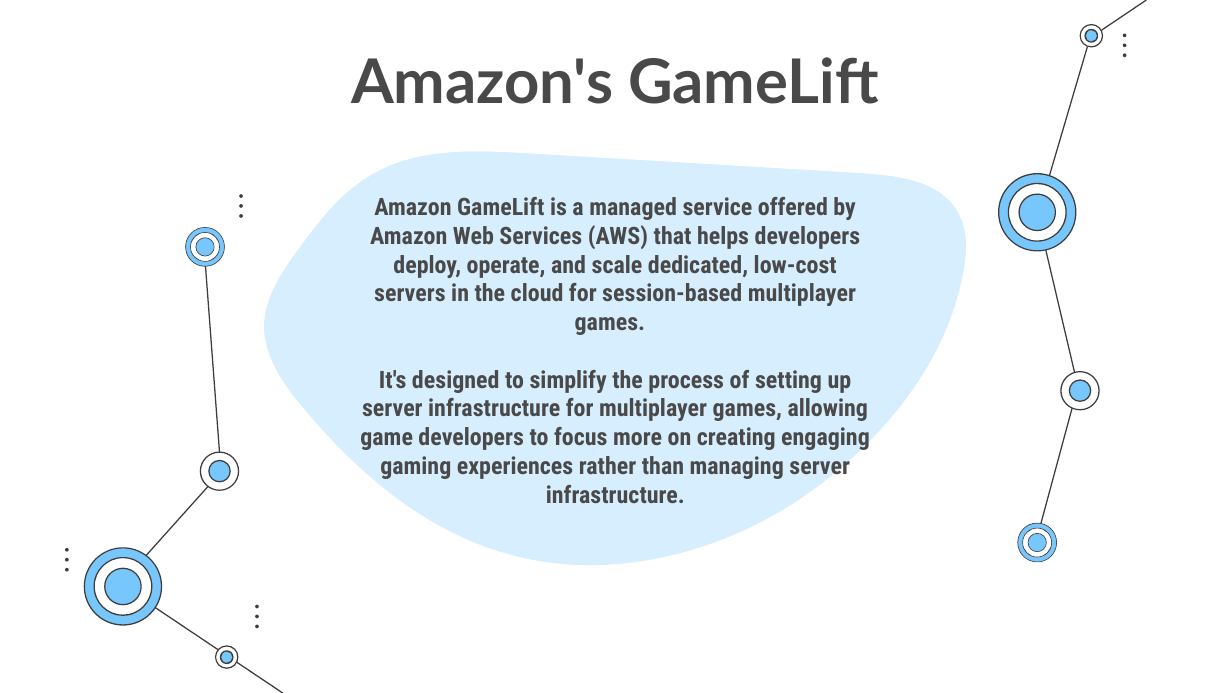
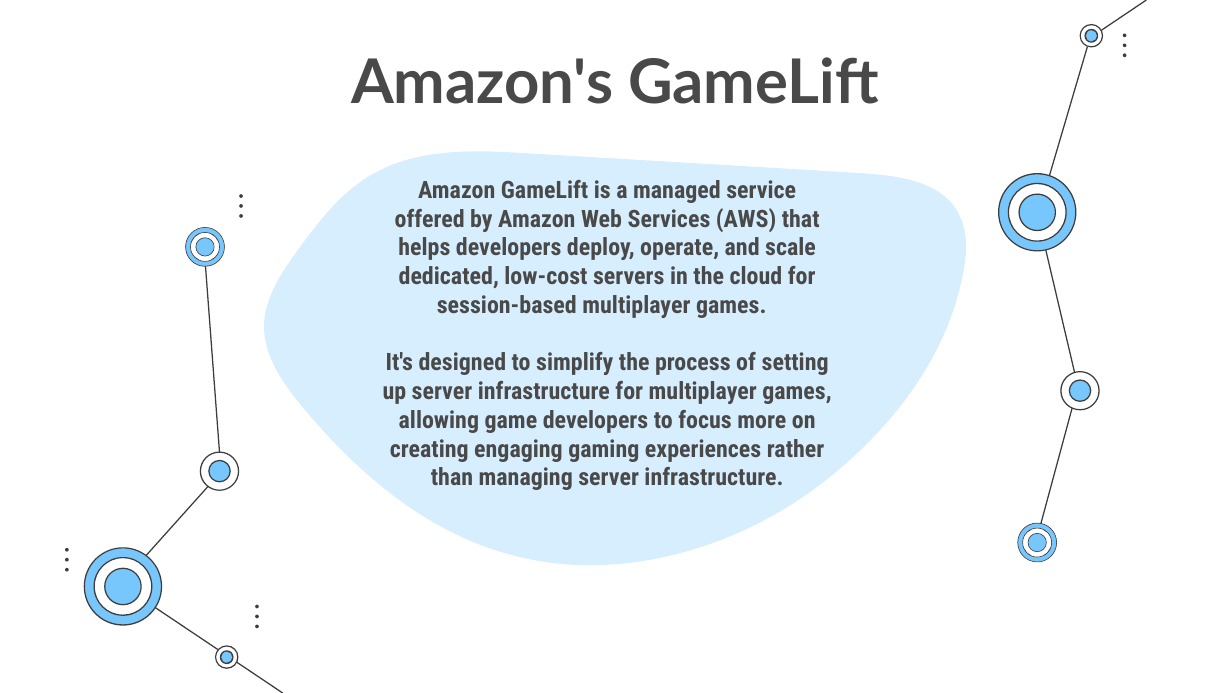
Before and after one commit to SaurabhYadav388/misc_works, a slide deck: slide 19 of Cloud_PPT/Shosau.pptx. Drawn at 1232x693 pixels with LibreOffice and Linux fonts; fonts in the diff are those of the drawing. Boxes give left, top, right and bottom in pixels: in the first picture for what was removed or moved away, otherwise in the second. Text is boxed around its words. In the diff, an @@ line names an element or a change of style, - is before the commit and + after.

```diff
--- a/Cloud_PPT/Shosau.pptx
+++ b/Cloud_PPT/Shosau.pptx
@@ text "Amazon GameLift is a managed ..." rewrapped from (x1=360, y1=197, x2=870, y2=503) to (x1=383, y1=180, x2=831, y2=490) @@
```
Also in this commit, not shown: 6 other slides changed, 1 slide added, 11 slides removed, 1 other file.
